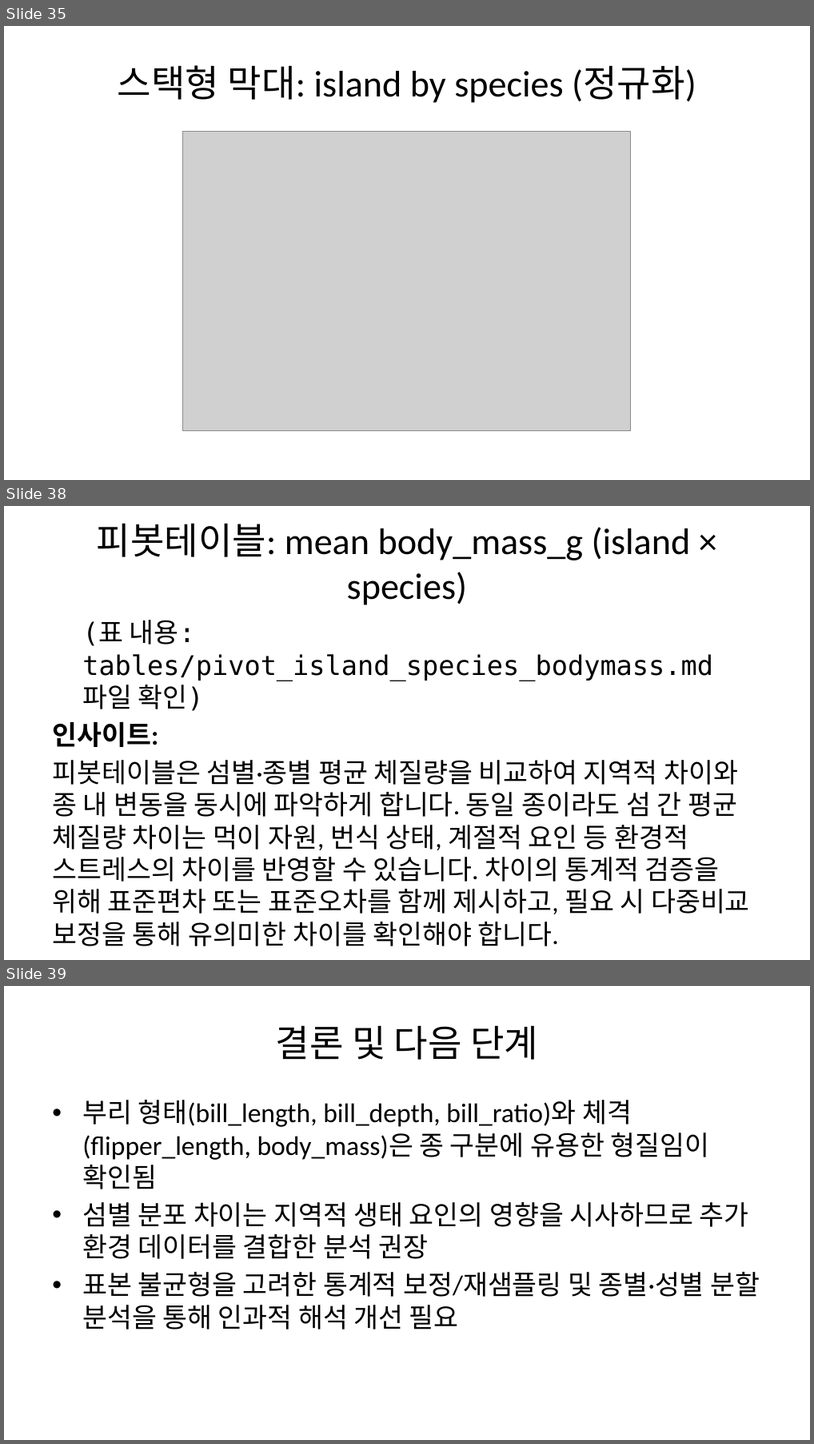
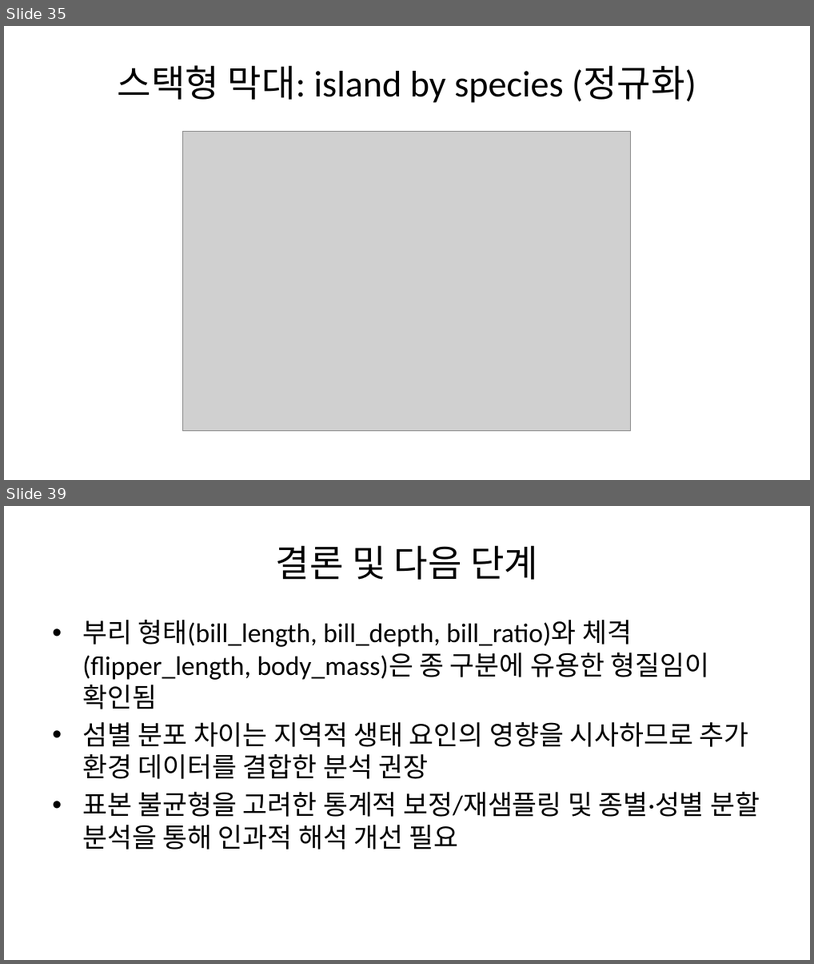
Before and after one commit to kimjuheyeon/icb_slide, a slide deck: penguins_slides.pptx. Shown one above the other, each under a label of ours: slides 35, 38 and 39 before the commit, slides 35 and 39 after it; the slides between them are not shown. The pictures are 814x1444 and 814x964 pixels, drawn with LibreOffice and Linux fonts; fonts in the diff are those of the drawing; grey boxes stand for pictures. Boxes give left, top, right and bottom in pixels: in the first picture for what was removed or moved away, otherwise in the second. Text is boxed around its words. In the diff, an @@ line names an element or a change of style, - is before the commit and + after.

```diff
--- a/penguins_slides.pptx
+++ b/penguins_slides.pptx
@@ slide 38 removed at (4,506,810,960), background #FFFFFF @@
@@ title removed at (97,523,691,605) @@
-피봇테이블: mean body_mass_g (island × species)
@@ text removed at (52,620,750,946) @@
-(표 내용: tables/pivot_island_species_bodymass.md 파일 확인)
-인사이트:
-피봇테이블은 섬별·종별 평균 체질량을 비교하여 지역적 차이와 종 내 변동을 동시에 파악하게 합니다. 동일 종이라도 섬 간 평균 체질량 차이는 먹이 자원, 번식 상태, 계절적 요인 등 환경적 스트레스의 차이를 반영할 수 있습니다. 차이의 통계적 검증을 위해 표준편차 또는 표준오차를 함께 제시하고, 필요 시 다중비교 보정을 통해 유의미한 차이를 확인해야 합니다.
```
Also in this commit, not shown: 16 slides changed, 2 slides added, 2 other slides removed, 1 other file.
